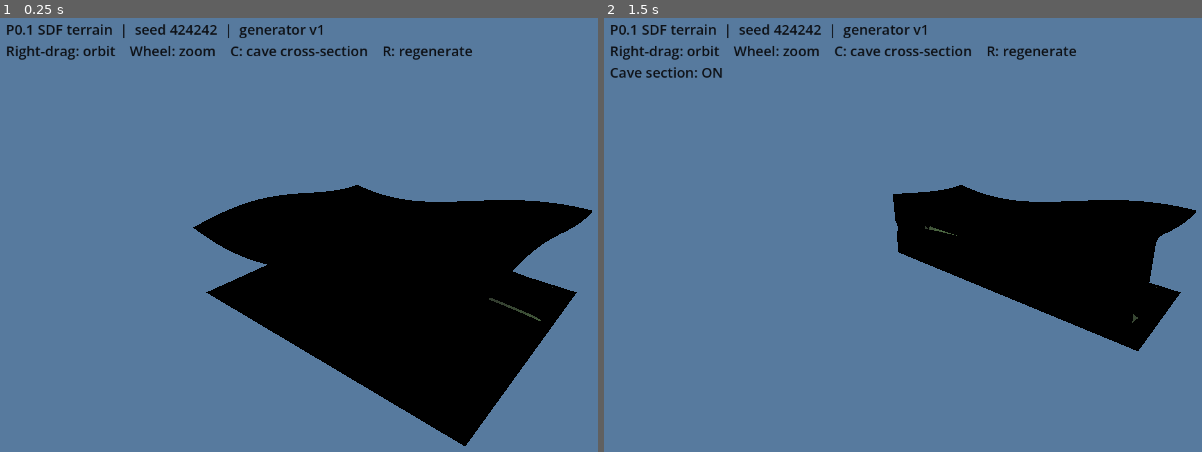
Above: before the commit, frames 1-2 (left to right).
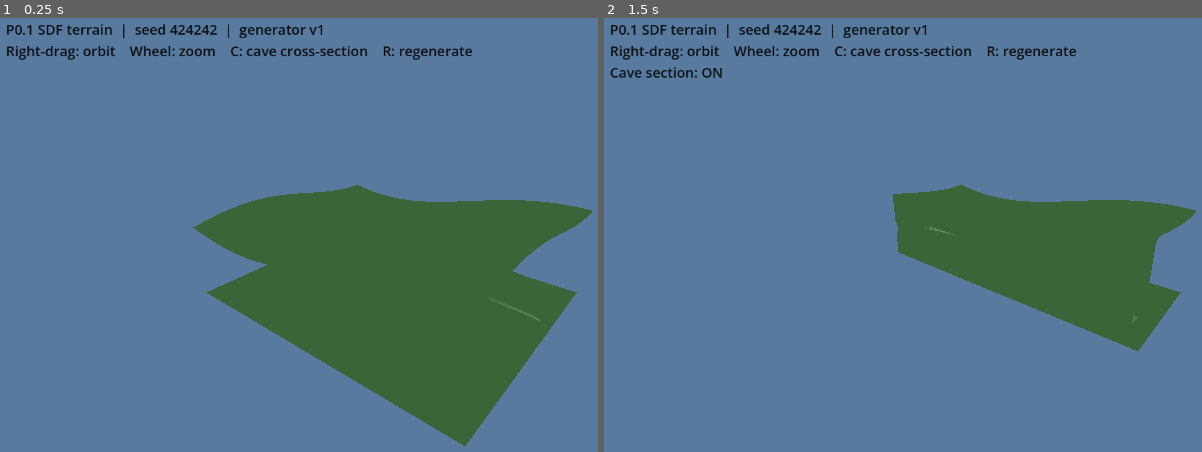
Above: after the commit, the same moments.

Repository: publiomcko-cloud/procedural-sandbox-simulation
Game: Godot game, scene res://scenes/terrain_demo.tscn
Same seed, same stepped clock (60 frames per second), same inputs: the game is played once before the commit and once after it.
Inputs (mouse positions are in pixels of both pictures, inside the frame that each line leads up to):
- Up to frame 1 (0.25 s): no input
- Up to frame 2 (1.5 s): tap Enter at 0.5 s; move the mouse to (1172, 208) at 0.52 s; tap C at 0.6 s; click (1172, 208) at 0.67 s; tap Space at 1.25 s; drag from (837, 252) to (956, 321) at 1.27 s

The runs differ from the first frame. In frame 1, 23% of the frame differs, in the area x 32-99%, y 38-99%; in frame 2, 11%.

Commit message:
Fix terrain lighting and viewport orbit input

Diff:
--- a/game/scenes/terrain_demo.tscn
+++ b/game/scenes/terrain_demo.tscn
@@ -10,9 +10,10 @@
 [sub_resource type="Environment" id="TerrainEnvironment"]
 background_mode = 1
 background_color = Color(0.34, 0.48, 0.62, 1)
-ambient_light_source = 1
+ambient_light_source = 2
 ambient_light_color = Color(0.72, 0.78, 0.86, 1)
-ambient_light_energy = 0.8
+ambient_light_energy = 1.5
+ambient_light_sky_contribution = 0.0
 
 [node name="TerrainDemo" type="Node3D"]
 script = ExtResource("1_demo")
@@ -35,6 +36,7 @@
 [node name="CanvasLayer" type="CanvasLayer" parent="."]
 
 [node name="Status" type="Label" parent="CanvasLayer"]
+mouse_filter = 2
 offset_left = 20.0
 offset_top = 18.0
 offset_right = 740.0
--- a/game/tests/terrain_sdf_tests.gd
+++ b/game/tests/terrain_sdf_tests.gd
@@ -62,8 +62,21 @@
 	_check(first["triangle_count"] > 0 and first["vertex_count"] > 0, "SDF produces visible triangle geometry")
 	_check(first_mesh.get_surface_count() == 1, "nonempty output is a single triangle surface")
 	var first_vertices: PackedVector3Array = first_mesh.surface_get_arrays(0)[Mesh.ARRAY_VERTEX]
+	var first_normals: PackedVector3Array = first_mesh.surface_get_arrays(0)[Mesh.ARRAY_NORMAL]
 	var second_vertices: PackedVector3Array = second_mesh.surface_get_arrays(0)[Mesh.ARRAY_VERTEX]
 	_check(first_vertices == second_vertices, "regeneration produces identical ordered mesh vertices")
+	var normal_samples := 0
+	var outward_samples := 0
+	var triangle_stride: int = maxi(1, first_vertices.size() / 192)
+	for vertex_index in range(0, first_vertices.size(), triangle_stride * 3):
+		var point: Vector3 = first_vertices[vertex_index]
+		var normal: Vector3 = first_normals[vertex_index].normalized()
+		var toward_empty: float = TerrainField.sample_density(424242, Vector2i.ZERO, point + normal * 0.12)
+		var toward_solid: float = TerrainField.sample_density(424242, Vector2i.ZERO, point - normal * 0.12)
+		if toward_empty < toward_solid:
+			outward_samples += 1
+		normal_samples += 1
+	_check(outward_samples >= int(normal_samples * 0.9), "mesh normals point from solid toward empty space")
 	var has_cave_surface := false
 	for vertex in first_vertices:
 		var center: Vector2 = TerrainField.cave_center(424242, Vector2i.ZERO, vertex.x)
@@ -89,6 +102,15 @@
 	_check(scene.get_node_or_null("Camera3D") is Camera3D, "demonstration scene has a camera")
 	_check(scene.get_node_or_null("DirectionalLight3D") is DirectionalLight3D, "demonstration scene has lighting")
 	_check(scene.get_node_or_null("CanvasLayer/Status") is Label, "demonstration scene explains its controls")
+	var environment: Environment = scene.get_node("WorldEnvironment").environment
+	_check(environment.ambient_light_source == Environment.AMBIENT_SOURCE_COLOR, "environment uses colored ambient lighting")
+	_check(environment.ambient_light_sky_contribution == 0.0, "colored ambient light is not overridden by the sky")
+	_check(environment.ambient_light_energy > 0.0 and environment.ambient_light_color != Color.BLACK, "ambient light has usable energy and color")
+	var material: StandardMaterial3D = scene.get_node("Terrain").material_override
+	_check(material.albedo_color.g > material.albedo_color.r, "terrain material remains green")
+	_check(material.shading_mode != BaseMaterial3D.SHADING_MODE_UNSHADED, "terrain remains affected by real lighting")
+	var status: Label = scene.get_node("CanvasLayer/Status")
+	_check(status.mouse_filter == Control.MOUSE_FILTER_IGNORE, "HUD does not consume viewport mouse input")
 	scene.free()
 
 
@@ -102,25 +124,40 @@
 	var initial_mesh: ArrayMesh = scene.get_node("Terrain").mesh
 	_check(initial_mesh != null and initial_mesh.get_surface_count() == 1, "demo builds terrain when added to the scene tree")
 	var camera: Camera3D = scene.get_node("Camera3D")
+	var viewport: Viewport = root
 	var initial_camera_position := camera.position
 	var begin_orbit := InputEventMouseButton.new()
 	begin_orbit.button_index = MOUSE_BUTTON_RIGHT
 	begin_orbit.pressed = true
-	scene.call("_unhandled_input", begin_orbit)
+	begin_orbit.position = Vector2(30.0, 30.0)
+	viewport.push_input(begin_orbit, true)
+	await process_frame
 	var drag := InputEventMouseMotion.new()
-	drag.relative = Vector2(20.0, -5.0)
-	scene.call("_unhandled_input", drag)
-	_check(not camera.position.is_equal_approx(initial_camera_position), "right-drag changes the inspection camera")
+	drag.position = Vector2(50.0, 40.0)
+	drag.relative = Vector2(20.0, 10.0)
+	drag.button_mask = MOUSE_BUTTON_MASK_RIGHT
+	viewport.push_input(drag, true)
+	await process_frame
+	_check(not camera.position.is_equal_approx(initial_camera_position), "right-drag routed through the viewport changes the inspection camera")
+	var end_orbit := InputEventMouseButton.new()
+	end_orbit.button_index = MOUSE_BUTTON_RIGHT
+	end_orbit.pressed = false
+	end_orbit.position = Vector2(50.0, 40.0)
+	viewport.push_input(end_orbit, true)
+	await process_frame
 	var distance_before_zoom: float = camera.position.distance_to(Vector3(8.0, 3.1, 6.0))
 	var zoom := InputEventMouseButton.new()
 	zoom.button_index = MOUSE_BUTTON_WHEEL_UP
 	zoom.pressed = true
-	scene.call("_unhandled_input", zoom)
+	zoom.position = Vector2(50.0, 40.0)
+	viewport.push_input(zoom, true)
+	await process_frame
 	_check(camera.position.distance_to(Vector3(8.0, 3.1, 6.0)) < distance_before_zoom, "mouse wheel zooms toward the terrain")
 	var toggle := InputEventKey.new()
 	toggle.keycode = KEY_C
 	toggle.pressed = true
-	scene.call("_unhandled_input", toggle)
+	viewport.push_input(toggle)
+	await process_frame
 	var section_mesh: ArrayMesh = scene.get_node("Terrain").mesh
 	_check(scene.get("cave_section_enabled"), "C input enables the cave cross-section")
 	_check(section_mesh != initial_mesh, "C input rebuilds the terrain mesh")
@@ -128,7 +165,8 @@
 	var regenerate := InputEventKey.new()
 	regenerate.keycode = KEY_R
 	regenerate.pressed = true
-	scene.call("_unhandled_input", regenerate)
+	viewport.push_input(regenerate)
+	await process_frame
 	_check(scene.get("cave_section_enabled"), "R input preserves the current section mode")
 	_check(scene.get_node("Terrain").mesh != section_mesh, "R input regenerates the mesh")
 	scene.queue_free()
